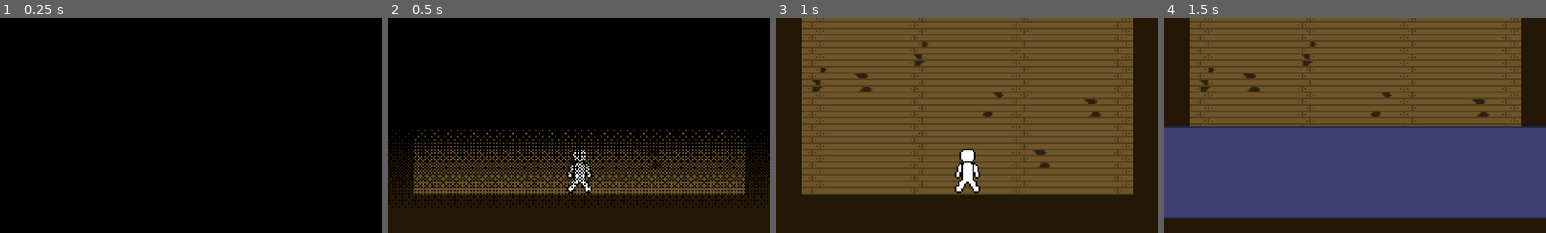
Above: before the commit, frames 1-4 (left to right).
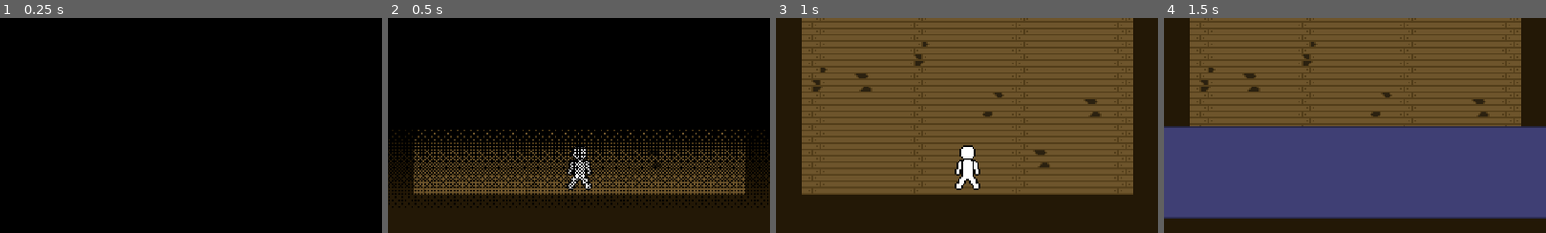
Above: after the commit, the same moments.

Repository: minimar/survivalgamething
Game: Godot game, scene res://Scenes/cabin.tscn
Same seed, same stepped clock (60 frames per second), same inputs: the game is played once before the commit and once after it. This scene is started directly instead of the project's main scene.
Inputs (mouse positions are % of the whole screen's width and height, from its top left):
- Up to frame 1 (0.25 s): no input
- Up to frame 2 (0.5 s): no input
- Up to frame 3 (1 s): move the mouse to (72, 45) at 0.52 s; hold D (Right) from 0.53 s (still down); hold Right mouse button (Aim) from 0.53 s (still down)
- Up to frame 4 (1.5 s): move the mouse to (30, 55) at 1.27 s; release D (Right) at 1.28 s; release Right mouse button (Aim) at 1.28 s; hold S (Down) from 1.28 s (still down); click (30, 55) at 1.35 s
The pictures show only the part of the screen within x 25-75%, y 50-100%; the shares and areas given below are measured in that part.

Frame 1 is identical in both runs. In frame 2, 0.4% of the frame differs, in the area x 46-54%, y 59-82%; in frame 3, 0.6%; in frame 4, nothing differs.

Commit message:
fix

Diff:
--- a/Scenes/Instanced Objects/tile_map.tscn
+++ b/Scenes/Instanced Objects/tile_map.tscn
@@ -10,6 +10,7 @@
 [ext_resource type="Texture2D" uid="uid://bf7gdaraoy2mn" path="res://Assets/Sprites/cityInteriorsSheet.png" id="8_dnfsn"]
 [ext_resource type="Texture2D" uid="uid://c8b8rrf31tcxf" path="res://Assets/Sprites/collisionShapes.png" id="9_krary"]
 [ext_resource type="Texture2D" uid="uid://38vhwp1xw5qm" path="res://Assets/Sprites/ElevatorSceneSheet.png" id="10_4n7e4"]
+[ext_resource type="Script" path="res://Scripts/tile_map.gd" id="11_ojj2k"]
 
 [sub_resource type="TileSetAtlasSource" id="TileSetAtlasSource_jw1s1"]
 texture = ExtResource("1_cjs8t")
@@ -1471,3 +1472,4 @@
 layer_6/tile_data = PackedInt32Array()
 layer_7/name = "SPECIAL COLLISION"
 layer_7/tile_data = PackedInt32Array()
+script = ExtResource("11_ojj2k")
--- a/Scenes/cabin.tscn
+++ b/Scenes/cabin.tscn
@@ -16,17 +16,13 @@
 
 [node name="TileMap" parent="." instance=ExtResource("2_1qs2d")]
 layer_0/tile_data = PackedInt32Array(-458766, 196609, 15, -393230, 196609, 15, -327694, 196609, 15, -262158, 196609, 15 …(22290 unchanged characters)…
+layer_7/tile_data = PackedInt32Array(-4, 8, 3, -3, 8, 3, -2, 8, 3, -1, 8, 3, -65536, 8, 3, -65535, 8, 3, -65534, 8, 3, -65533, 8, 3, -65532, 8, 3, -65531, 8, 3, -65530, 8, 3, -65529, 8, 3, -65528, 8, 3, -65527, 8, 3, -65526, 8, 3, -65525, 8, 3, -65524, 8, 3, -65523, 8, 3, -65522, 8, 3, -65521, 8, 3, -65520, 8, 3)
 
 [node name="dialogueArea" parent="TileMap" instance=ExtResource("9_shkdv")]
 position = Vector2(104, 184)
 sceneID = "cabinScene"
 isDialogueTrigger = true
 dialogueTriggerOnceOnly = true
-
-[node name="Boundary" type="StaticBody2D" parent="TileMap"]
-
-[node name="CollisionPolygon2D" type="CollisionPolygon2D" parent="TileMap/Boundary"]
-polygon = PackedVector2Array(88, 192, 0, 192, 0, 80, -64, 80, -64, 0, 272, 0, 272, 80, 208, 80, 208, 192, 120, 192, 120, 208, 224, 208, 288, 96, 288, -48, -80, -48, -80, 96, 0, 208, 88, 208)
 
 [node name="Crate" parent="TileMap" instance=ExtResource("5_d1suf")]
 position = Vector2(24, 16)
@@ -65,10 +61,10 @@
 dialoguePriority = 5
 
 [node name="Player" parent="TileMap" instance=ExtResource("2_vf2bq")]
-position = Vector2(104, 191)
+position = Vector2(104, 189)
 
 [node name="AreaWarp" parent="TileMap" instance=ExtResource("8_0fkw3")]
-position = Vector2(104, 200)
+position = Vector2(104, 199)
 warpCoordinates = Vector2(72, 147)
 targetScene = "res://Scenes/overworld.tscn"
 
--- a/Scripts/area_warp.gd
+++ b/Scripts/area_warp.gd
@@ -13,4 +13,5 @@
 	add_to_group("Area Warps")
 
 func _on_player_entered(_player:Player):
+	print('testbbb')
 	changeScene.emit(targetScene,warpCoordinates,subScene)
--- /dev/null
+++ b/Scripts/tile_map.gd
@@ -0,0 +1,6 @@
+extends TileMap
+
+
+# Called when the node enters the scene tree for the first time.
+func _ready():
+	set_layer_modulate(7,Color(0,0,0,0))
Not shown: 1 places in Scenes/Instanced Objects/tile_map.tscn that only renumber resources
